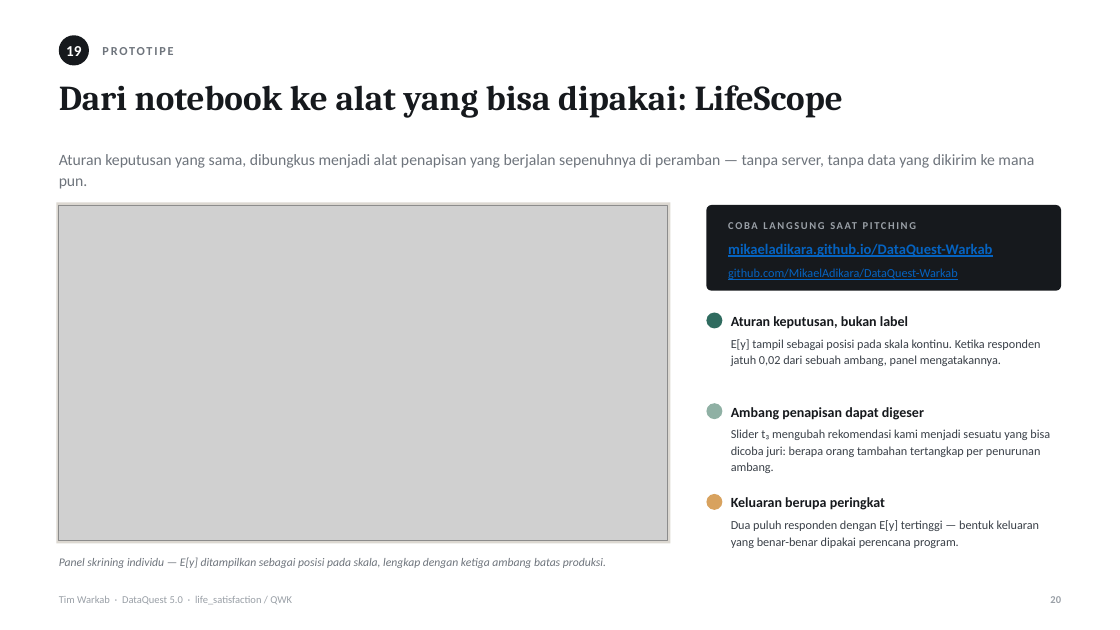
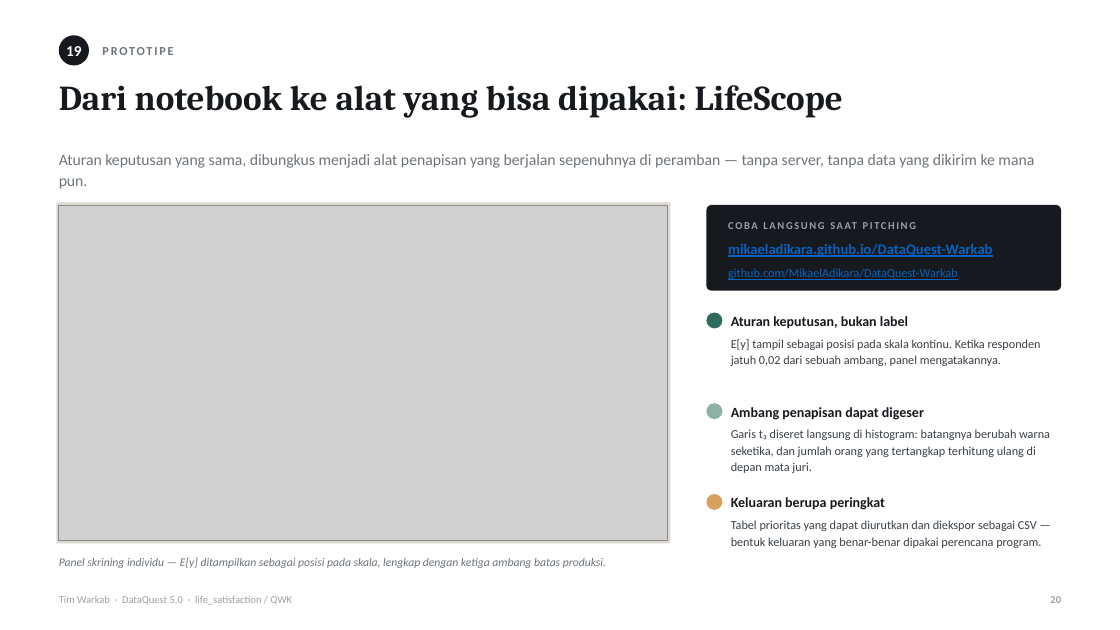
Before and after one commit to MikaelAdikara/DataQuest-Warkab, a slide deck: slide 20 of docs/Pitch_DataQuest5_Warkab.pptx. Drawn at 1120x630 pixels with LibreOffice and Linux fonts; fonts in the diff are those of the drawing; grey boxes stand for pictures. Boxes give left, top, right and bottom in pixels: in the first picture for what was removed or moved away, otherwise in the second. Text is boxed around its words. In the diff, an @@ line names an element or a change of style, - is before the commit and + after.

```diff
--- a/docs/Pitch_DataQuest5_Warkab.pptx
+++ b/docs/Pitch_DataQuest5_Warkab.pptx
@@ text at box(731, 429, 1050, 473): text changed @@
-Slider t₃ mengubah rekomendasi kami menjadi sesuatu yang bisa dicoba juri: berapa orang tambahan tertangkap per penurunan ambang.
+Garis t₃ diseret langsung di histogram: batangnya berubah warna seketika, dan jumlah orang yang tertangkap terhitung ulang di depan mata juri.
@@ text at box(731, 520, 1041, 548): text changed @@
-Dua puluh responden dengan E[y] tertinggi — bentuk keluaran yang benar-benar dipakai perencana program.
+Tabel prioritas yang dapat diurutkan dan diekspor sebagai CSV — bentuk keluaran yang benar-benar dipakai perencana program.
```
Also in this commit, not shown: 5 other files.
